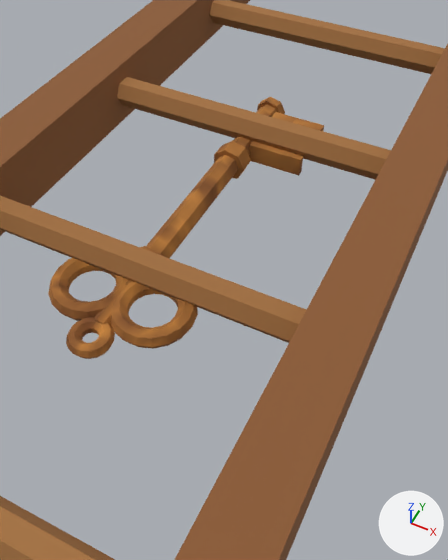
Before and after pictures for a commit that changed the glTF model src/three/models/items.glb.
Rendered twice from a 50 mm lens placed at (0.318, -0.558, 0.578), pointed at (0.068, -0.06, -0.045). The lights are fixed; the arrows at lower right show +X, +Y and +Z. The older version comes first.

In view in the first picture: 'key', 'ladder'.
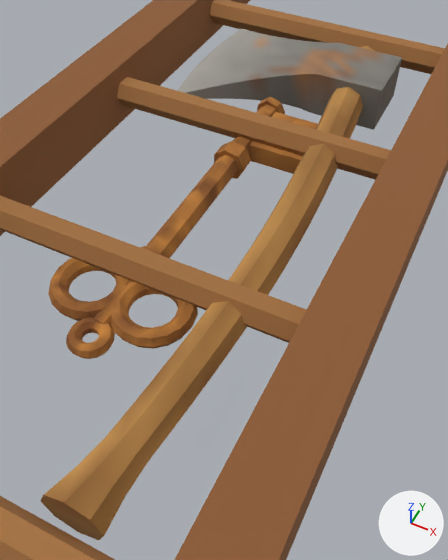
The change in detail:
Mesh me_axe is new.
It has 410 vertices, 812 faces and spans x -0.156..0.157, y -0.432..0.438, z 0.0..0.07.
It uses material mat_painted.
Object 'axe' (ob_axe) is new; it shows me_axe.
Its location is (0.0, 0.0, 0.0).

Changed parts and their boxes (x1, y1, x2, y2) in the pictures (448 x 560 px):
'axe', added (brown): after (40, 29, 402, 540)
